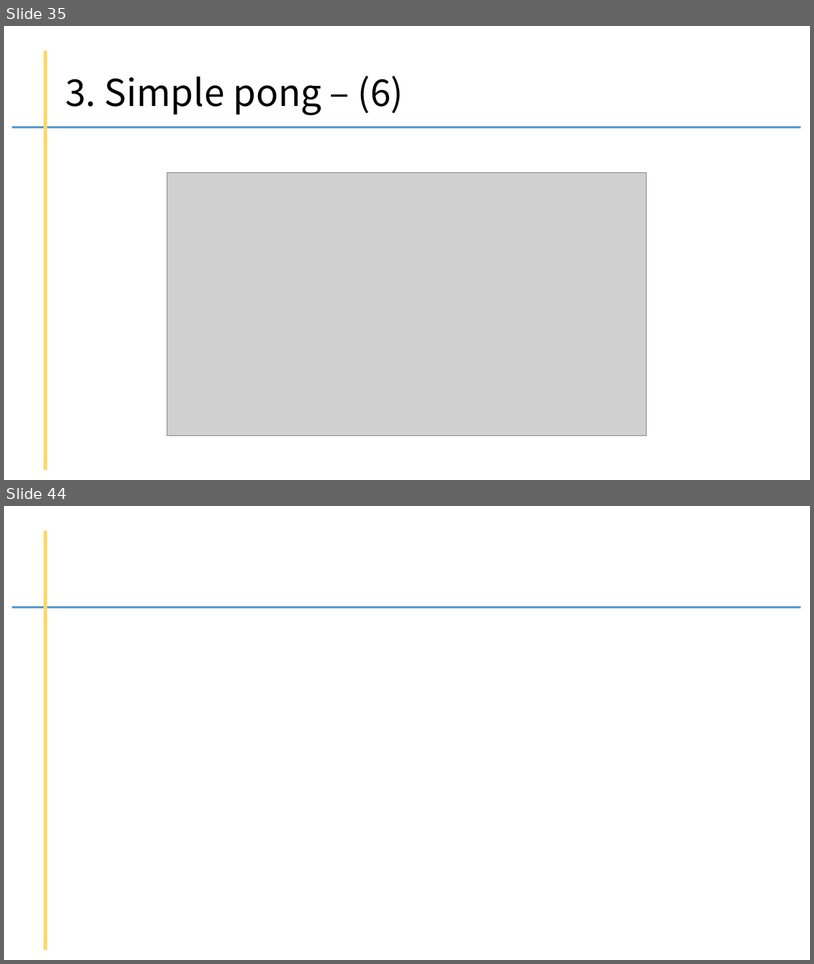
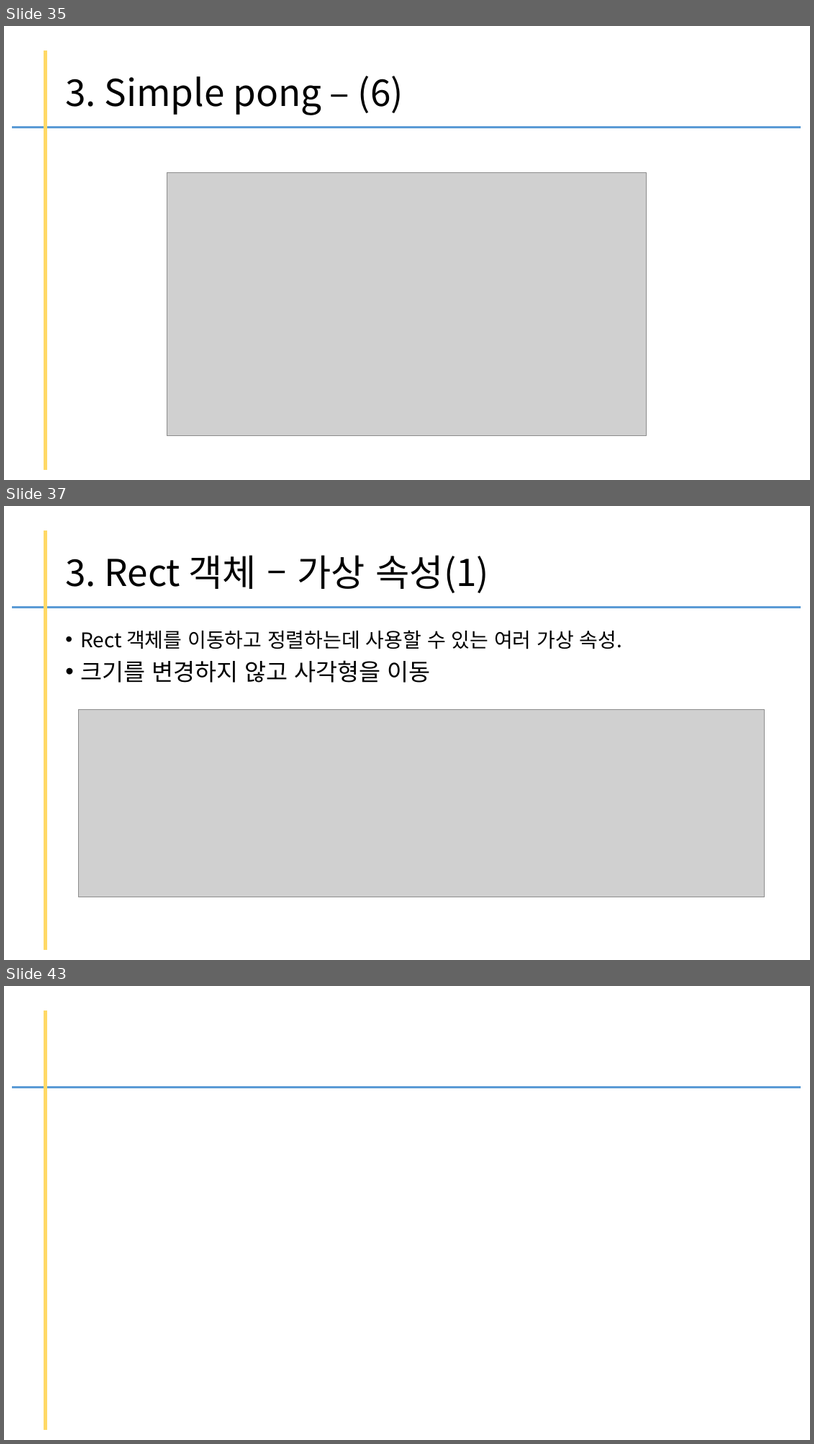
Before and after one commit to kig2929kig/ui, a slide deck: pygame.pptx. Shown one above the other, each under a label of ours: slides 35 and 44 before the commit, slides 35, 37 and 43 after it; the slides between them are not shown. The pictures are 814x964 and 814x1444 pixels, drawn with LibreOffice and Linux fonts; fonts in the diff are those of the drawing; grey boxes stand for pictures. Boxes give left, top, right and bottom in pixels: in the first picture for what was removed or moved away, otherwise in the second. Text is boxed around its words. In the diff, an @@ line names an element or a change of style, - is before the commit and + after.

```diff
--- a/pygame.pptx
+++ b/pygame.pptx
@@ slide 37 added at [4,506,810,960], background #FFFFFF @@
@@ line added from (45, 530) to (45, 950), #FFD966 4.5 pt @@
@@ title added at [65,555,489,593], 44 pt, text #000000 @@
+3. Rect 객체 – 가상 속성(1)
@@ line added from (13, 607) to (801, 607), #5B9BD5 3 pt @@
@@ text added at [80,630,622,682], 24 pt, text #000000 @@
+• Rect 객체를 이동하고 정렬하는데 사용할 수 있는 여러 가상 속성.
+• 크기를 변경하지 않고 사각형을 이동
@@ picture added at [78,709,765,897] @@
@@ what was slide 44 is now slide 43 @@
```
Also in this commit, not shown: 6 other slides added, 8 slides removed.
